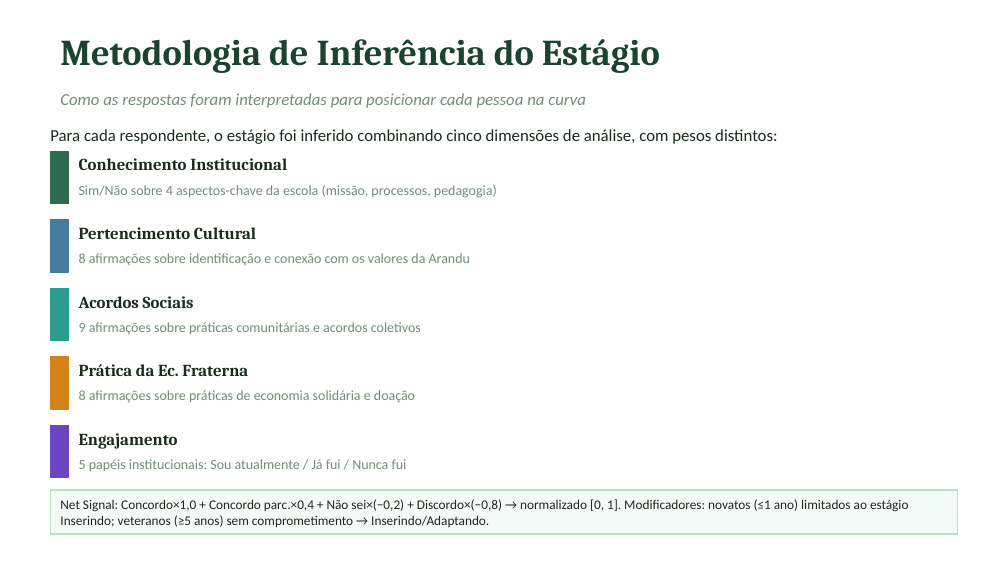
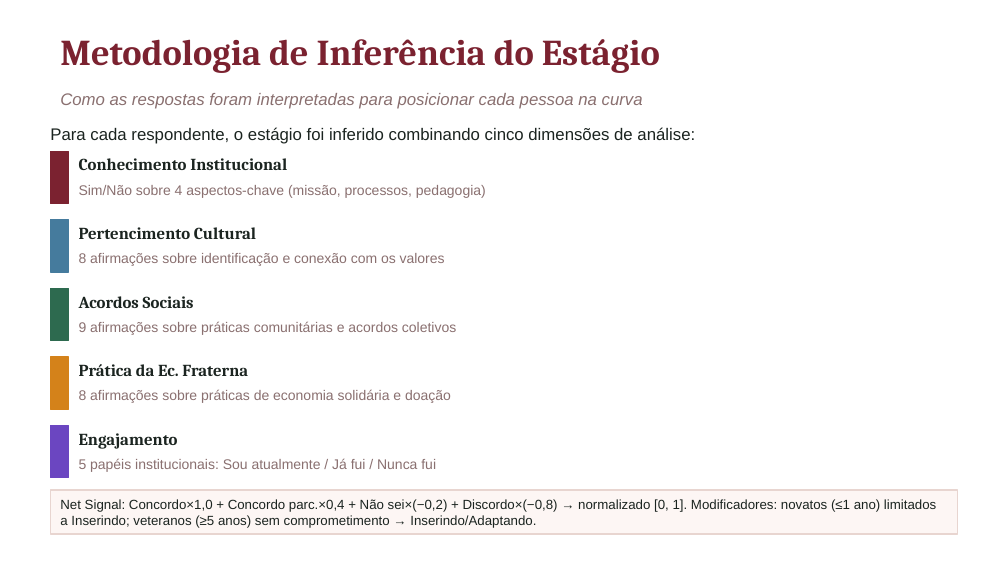
Before and after one commit to bruno-curta/arandu, a slide deck: slide 8 of Pesquisa_Comunidade_Arandu_2025.pptx. Drawn at 1008x567 pixels with LibreOffice and Linux fonts; fonts in the diff are those of the drawing. Boxes give left, top, right and bottom in pixels: in the first picture for what was removed or moved away, otherwise in the second. Text is boxed around its words. In the diff, an @@ line names an element or a change of style, - is before the commit and + after.

```diff
--- a/Pesquisa_Comunidade_Arandu_2025.pptx
+++ b/Pesquisa_Comunidade_Arandu_2025.pptx
@@ text "Metodologia de Inferência do Estágio" at <box>60,39,660,73</box>: text colour #1B4332 to #7B2230 @@
@@ text at <box>50,127,695,144</box>: text changed; font Calibri to Arial; text colour #1B2B1E to #1B2420 @@
-Para cada respondente, o estágio foi inferido combinando cinco dimensões de análise, com pesos distintos:
+Para cada respondente, o estágio foi inferido combinando cinco dimensões de análise:
@@ rectangle at <box>50,151,69,204</box>: fill #2D6A4F to #7B2230; outline #2D6A4F 1 pt to #7B2230 1 pt @@
@@ text at <box>79,185,486,198</box>: text changed; font Calibri to Arial; text colour #748C78 to #8A7070 @@
-Sim/Não sobre 4 aspectos-chave da escola (missão, processos, pedagogia)
+Sim/Não sobre 4 aspectos-chave (missão, processos, pedagogia)
@@ text at <box>79,253,445,266</box>: text changed; font Calibri to Arial; text colour #748C78 to #8A7070 @@
-8 afirmações sobre identificação e conexão com os valores da Arandu
+8 afirmações sobre identificação e conexão com os valores
@@ rectangle at <box>50,288,69,341</box>: fill #2A9D8F to #2D6A4F; outline #2A9D8F 1 pt to #2D6A4F 1 pt @@
@@ font Calibri to Arial, text colour #748C78 to #8A7070 in 4 elements at <box>60,93,643,109</box>, <box>79,321,456,335</box>, <box>79,389,451,403</box>, <box>79,458,436,472</box> @@
@@ rectangle at <box>50,490,958,534</box>: fill #F4FAF7 to #FDF6F4; outline #B7E4C7 1 pt to #E8D5D0 1 pt @@
@@ text at <box>60,499,936,528</box>: text changed; font Calibri to Arial; text colour #1B2B1E to #1B2420 @@
-Net Signal: Concordo×1,0 + Concordo parc.×0,4 + Não sei×(−0,2) + Discordo×(−0,8) → normalizado [0, 1]. Modificadores: novatos (≤1 ano) limitados ao estágio Inserindo; veteranos (≥5 anos) sem comprometimento → Inserindo/Adaptando.
+Net Signal: Concordo×1,0 + Concordo parc.×0,4 + Não sei×(−0,2) + Discordo×(−0,8) → normalizado [0, 1]. Modificadores: novatos (≤1 ano) limitados a Inserindo; veteranos (≥5 anos) sem comprometimento → Inserindo/Adaptando.
```
Also in this commit, not shown: 12 other slides changed, 1 other file.
